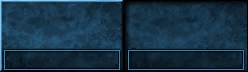
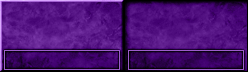
Comparing the layer stacks of the two 248px x 72px images. Changes:
"Прямоугольник 1": blend overlay → color, painted on it over [0, 0, 248, 72]
renamed "Mip 0" to "topbar_button_budget", painted on it over [0, 0, 248, 72]
